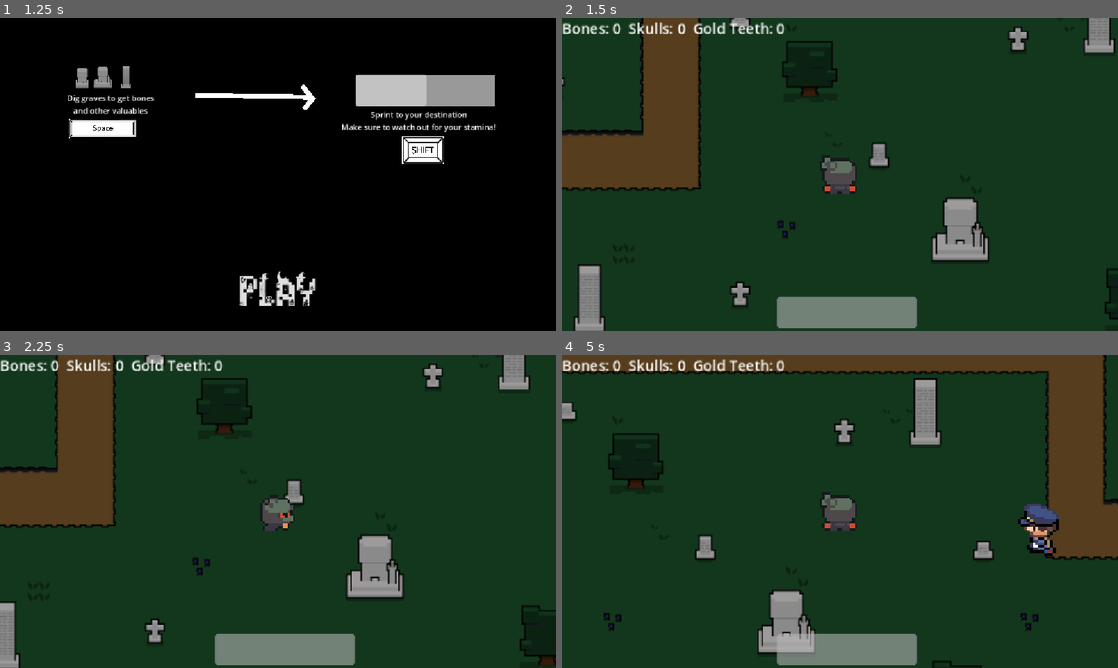
Above: before the commit, frames 1-4 (two rows, left to right).
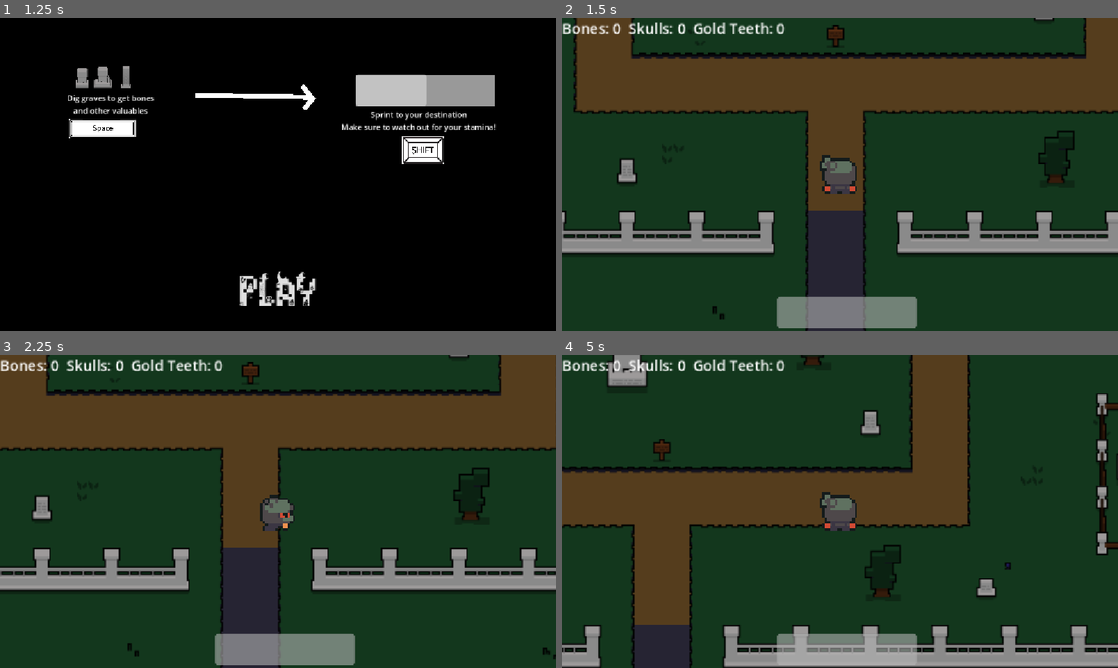
Above: after the commit, the same moments.

Repository: Astern27/Bare-Bones-Game
Game: Godot game, scene res://Levels/title_screen.tscn
The game is run twice, just before and just after one commit, with the same random seed, the same clock (stepped at 60 frames per second) and the same inputs.
Inputs:
- Up to frame 1 (1.25 s): click "Play" at 0.5 s
- Up to frame 2 (1.5 s): click "Play" at 1.25 s
- Up to frame 3 (2.25 s): tap Enter at 2 s; hold Right (ui_right) from 2.03 s (still down); hold Space (Dig) from 2.03 s (still down)
- Up to frame 4 (5 s): release Right (ui_right) at 2.78 s; release Space (Dig) at 2.78 s; hold Down (ui_down) 2.78-3.53 s; tap Shift (Sprint) at 2.85, 4.35 s; hold Right (ui_right) 3.53-4.28 s; hold Space (Dig) 3.53-4.28 s; hold Up (ui_up) from 4.28 s (still down)

Frame 1 is identical in both runs. In frame 2, 38% of the frame differs, in the area x 0-100%, y 0-100%; in frame 3, 38%; in frame 4, 42%.

Commit message:
vision triangle is visible

Diff:
--- a/Levels/main.tscn
+++ b/Levels/main.tscn
@@ -1463,13 +1463,13 @@
 metadata/_edit_group_ = true
 
 [node name="Player" parent="." unique_id=1981730263 instance=ExtResource("3_34bfm")]
-position = Vector2(-50.999977, -62.000015)
+position = Vector2(10.999996, 310.99994)
 
 [node name="Guard" parent="." unique_id=111662285 node_paths=PackedStringArray("patrol_path") instance=ExtResource("4_7pswh")]
 z_index = 1
-levels = Array[int]([1])
 motion_mode = 1
 patrol_path = NodePath("../PatrolPath")
+levels = Array[int]([1])
 
 [node name="Dig Sites" type="Node2D" parent="." unique_id=1307790401]
 
--- a/Prefabs/guard.tscn
+++ b/Prefabs/guard.tscn
@@ -180,3 +180,7 @@
 
 [node name="CollisionPolygon2D" type="CollisionPolygon2D" parent="VisionCone" unique_id=1733524107]
 polygon = PackedVector2Array(69, 120, 0, 0, -65, 120)
+
+[node name="Polygon2D" type="Polygon2D" parent="VisionCone" unique_id=674637177]
+color = Color(1, 0.023529412, 0, 0.3529412)
+polygon = PackedVector2Array(0, 0, -65, 120, 69, 120)
